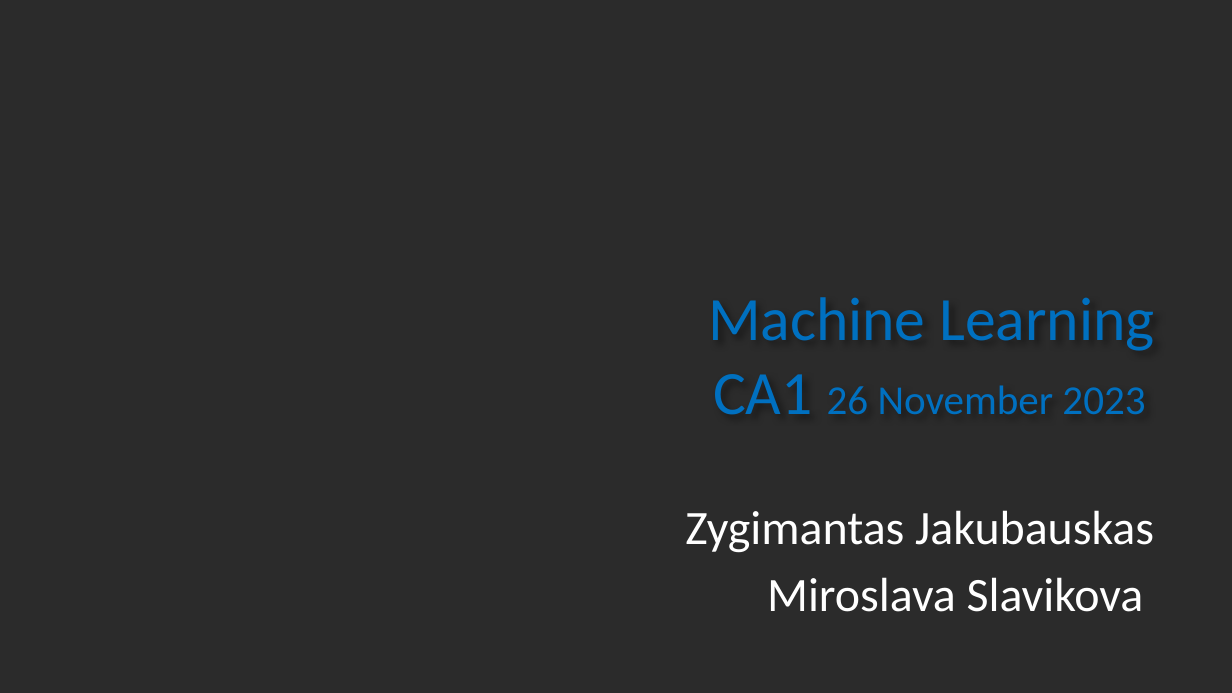
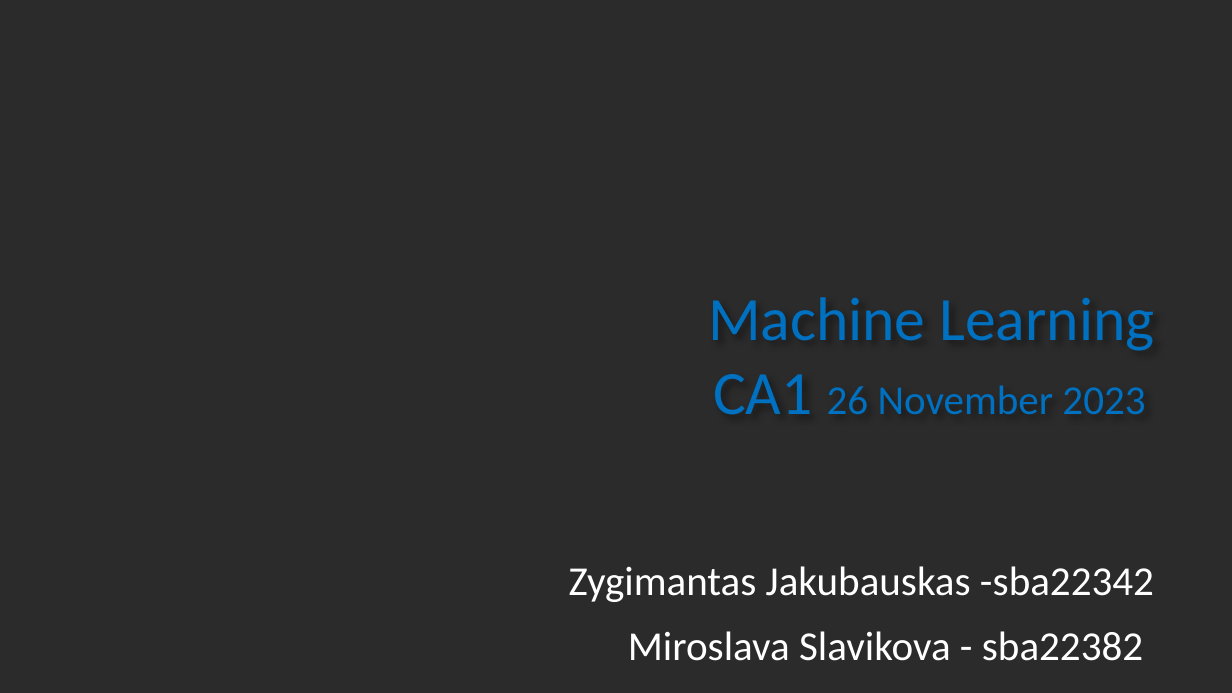
Before and after one commit to ZygimantasJakubauskas/Mashine-Learning-CA1, a slide deck: slide 1 of ML/PPT_ML_CA1_26 Nov 23.pptx. Drawn at 1232x693 pixels with LibreOffice and Linux fonts; fonts in the diff are those of the drawing; background and template pictures are left out; a plain dark background stands for a picture behind light text. Boxes give left, top, right and bottom in pixels: in the first picture for what was removed or moved away, otherwise in the second. Text is boxed around its words. In the diff, an @@ line names an element or a change of style, - is before the commit and + after.

```diff
--- a/ML/PPT_ML_CA1_26 Nov 23.pptx
+++ b/ML/PPT_ML_CA1_26 Nov 23.pptx
@@ subtitle at [569,566,1154,661]: text changed; size 28 to 24 pt @@
-Zygimantas Jakubauskas
-Miroslava Slavikova
+Zygimantas Jakubauskas -sba22342
+Miroslava Slavikova - sba22382
```
Also in this commit, not shown: 9 other slides changed, 1 slide added, 1 other file.
